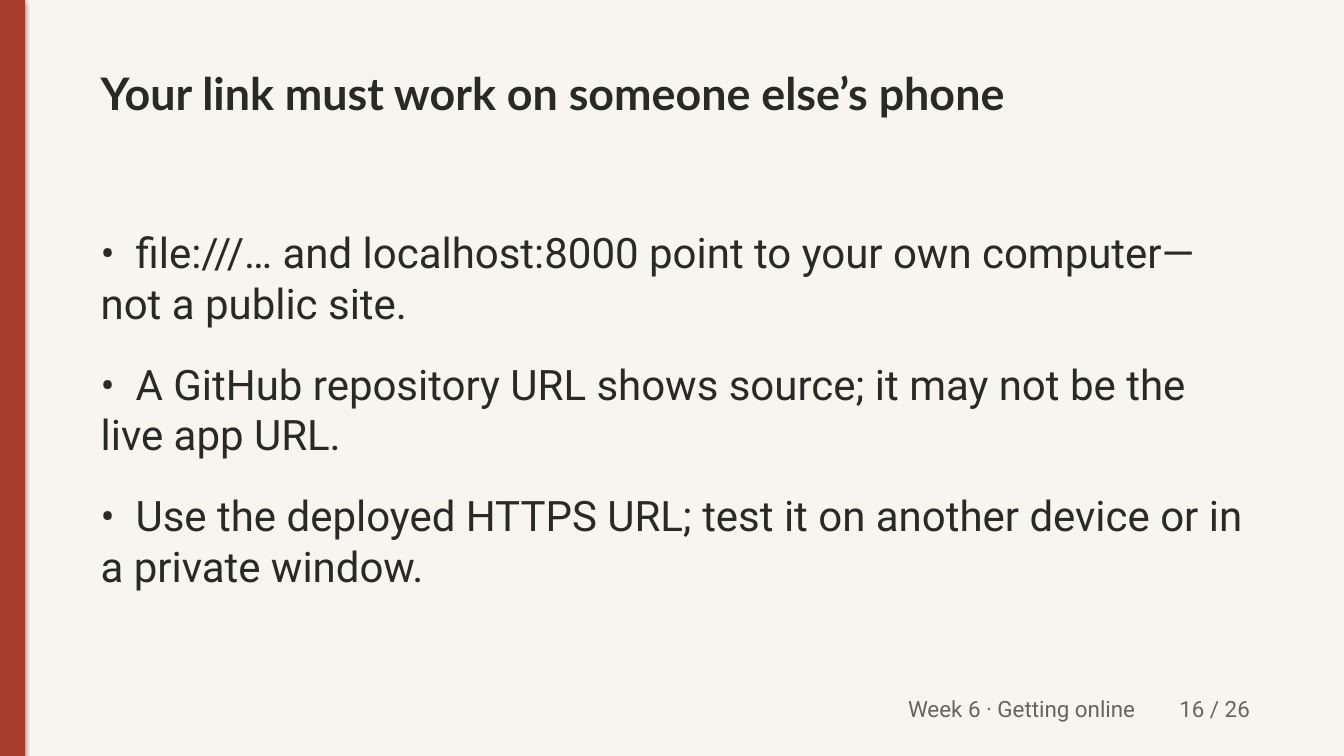
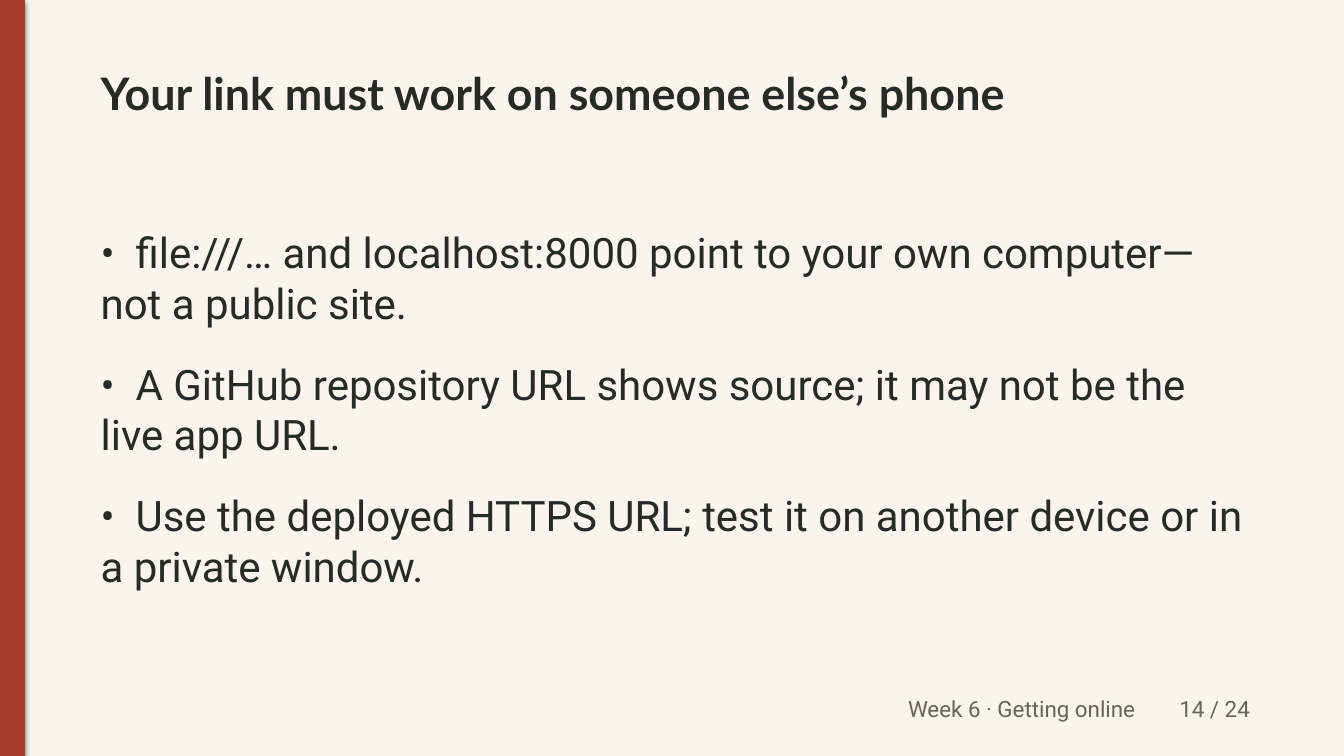
Before and after one commit to unforcedagi/learn-vibe-build-deck, a slide deck: slide 14 of lessons/week-6/_src/week6-lecture.pptx (slide 16 before the commit). Drawn at 1344x756 pixels with LibreOffice and Linux fonts; fonts in the diff are those of the drawing. Boxes give left, top, right and bottom in pixels: in the first picture for what was removed or moved away, otherwise in the second. Text is boxed around its words. In the diff, an @@ line names an element or a change of style, - is before the commit and + after.

Commit message:
Week 6 slides: class overview of builds + shared friction; merge design/feedback/debug; drop credits slide (Aaron) (#18)

```diff
--- a/lessons/week-6/_src/week6-lecture.pptx
+++ b/lessons/week-6/_src/week6-lecture.pptx
@@ text at (x1=908, y1=700, x2=1250, y2=722): text changed @@
-Week 6 · Getting online 16 / 26
+Week 6 · Getting online 14 / 24
```
Also in this commit, not shown: 21 other slides changed, 2 slides added, 4 slides removed, 5 other files.
